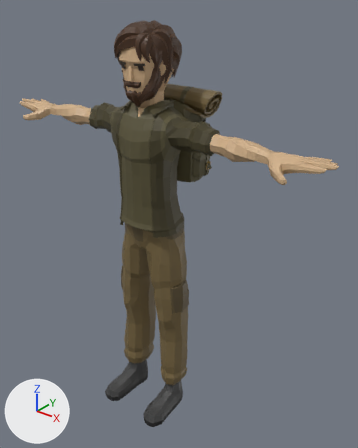
Two versions of the glTF model game/assets/models/chen-yu.glb, one commit apart.
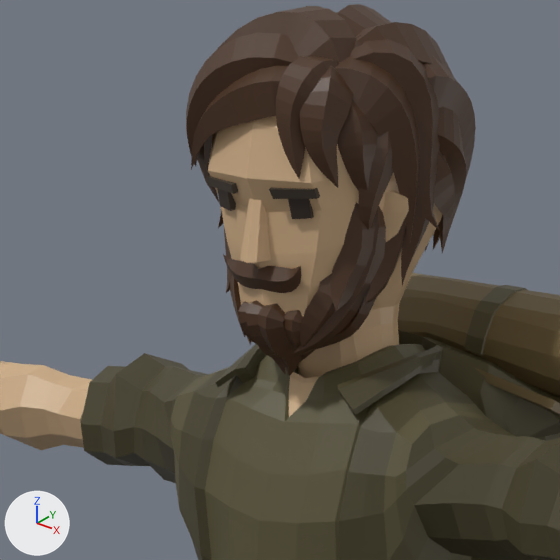
Each version appears first whole from a 50 mm camera at (1.382, -1.589, 1.985) aimed at (0.063, 0.06, 0.962), and next in a close-up on the part from 20% to 56% of the width and 4% to 34% of the height. The lights are fixed; the arrows at lower left show +X, +Y and +Z. The last two pictures show the newer version. Vertices at exactly the same position are counted once.

Names of what the first close-up shows: 'Adventurer_Body', 'Adventurer_Head', 'Backpack'.
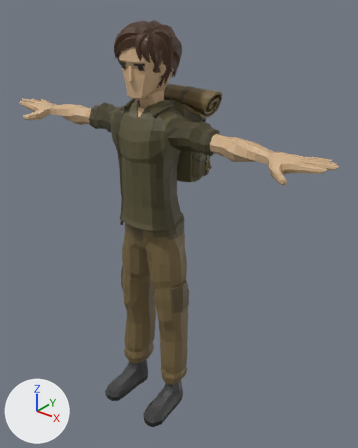
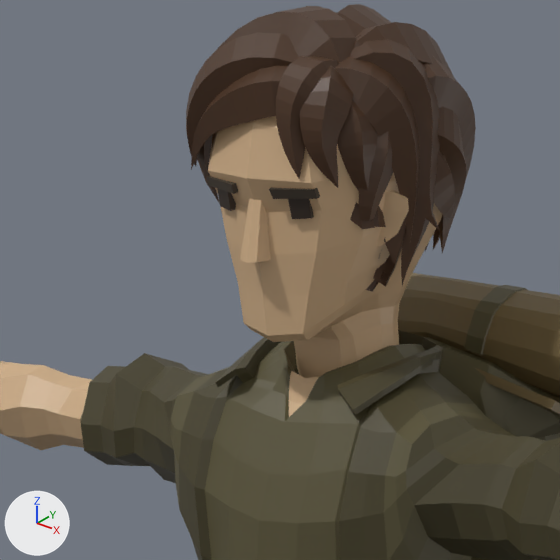
Where the change shows, as pixel boxes (x1, y1, x2, y2) in the close-ups (560 x 560 px):
part 1 of me_cube_039, deleted (brown)
    before: (223, 254, 336, 376)
part 2 of me_cube_039, deleted (brown)
    before: (218, 211, 395, 353)

The change in detail:
me_cube_039 is used by ob_adventurer_head; location (0.0, 0.0, 0.0).
me_cube_039 had 1944 vertices, 3620 faces and spanned x -0.108..0.112, y -0.175..0.094, z 1.442..1.856.
me_cube_039 now has 1462 vertices, 2674 faces and spans x -0.108..0.112, y -0.175..0.094, z 1.442..1.856.
me_cube_039 part 1: 7 loose pieces with 320 vertices, spanning x -0.067..0.067, y -0.167..-0.106, z 1.534..1.645, are deleted.
Part 2, on me_cube_039:
162 vertices are removed from x -0.098..0.089, y -0.147..-0.082, z 1.559..1.673.
354 faces are deleted.
